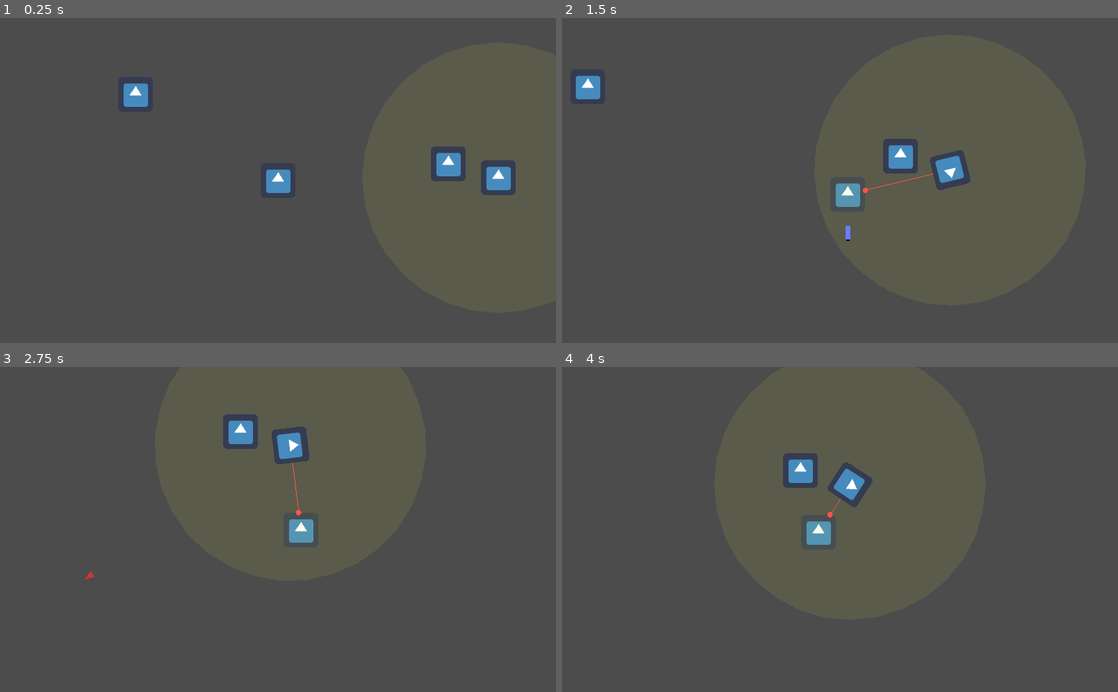
Above: before the commit, frames 1-4 (two rows, left to right).
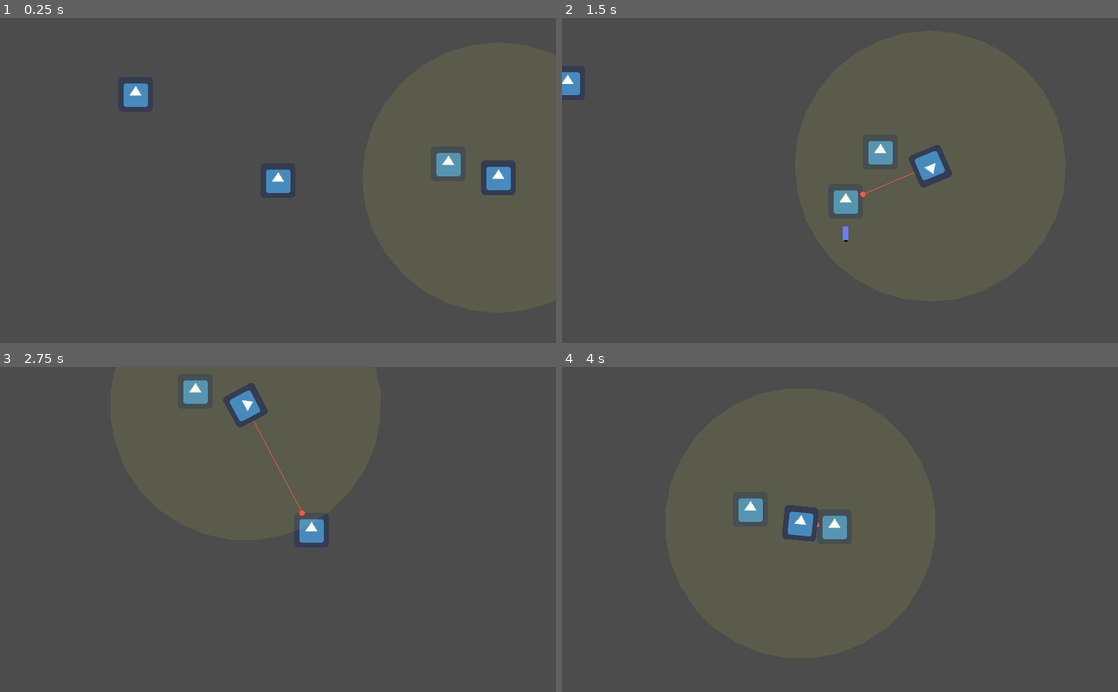
Above: after the commit, the same moments.

Repository: 4RandomProgrammer/EnterTheRain
Game: Godot game, scene res://Assets/Areas/Area1.tscn
The game is run twice, just before and just after one commit, with the same random seed, the same clock (stepped at 60 frames per second) and the same inputs. The engine's default icon, where the game draws it, is replaced by a stand-in: a white triangle on a blue panel in a dark square.
Inputs (mouse positions are in pixels of both pictures, inside the frame that each line leads up to):
- Up to frame 1 (0.25 s): no input
- Up to frame 2 (1.5 s): tap Enter at 0.5 s; move the mouse to (962, 164) at 0.52 s; hold Right (ui_right) 0.53-1.28 s; tap Shift (Roll) at 0.6 s; move the mouse to (728, 196) at 1.27 s; hold Down (ui_down) from 1.28 s (still down); click (728, 196) at 1.35 s
- Up to frame 3 (2.75 s): move the mouse to (333, 458) at 2.02 s; release Down (ui_down) at 2.03 s; hold Right (ui_right) from 2.03 s (still down); tap Shift (Roll) at 2.1 s
- Up to frame 4 (4 s): move the mouse to (812, 594) at 2.77 s; release Right (ui_right) at 2.78 s; hold Up (ui_up) 2.78-3.53 s; click (812, 594) at 2.85 s; move the mouse to (1006, 578) at 3.52 s; hold Left (ui_left) from 3.53 s (still down); tap Shift (Roll) at 3.6 s

The runs differ from the first frame. In frame 2, 2.5% of the frame differs, in the area x 0-74%, y 16-69%; in frame 3, 2.7%, in the area x 15-60%, y 4-66%; in frame 4, 2.6%.

Commit message:
Eu me bati ams acho q foi
a

Diff:
--- a/Enter the Rain/Assets/Areas/Area1.tscn
+++ b/Enter the Rain/Assets/Areas/Area1.tscn
@@ -69,9 +69,21 @@
 
 [node name="Area1" type="Node2D"]
 
+[node name="Camera2D" type="Camera2D" parent="."]
+position = Vector2( 294.363, 318.921 )
+current = true
+process_mode = 0
+smoothing_enabled = true
+
+[node name="ParedeTeste" type="TileMap" parent="."]
+tile_set = SubResource( 6 )
+format = 1
+tile_data = PoolIntArray( 131072, 0, 0, 262153, 0, 0 )
+
 [node name="Player" parent="." instance=ExtResource( 1 )]
 position = Vector2( 294.363, 318.921 )
 collision_mask = 3
+MAX_SPEED = 300
 
 [node name="RemoteTransform2D" type="RemoteTransform2D" parent="Player"]
 remote_path = NodePath("../../Camera2D")
@@ -81,14 +93,3 @@
 detect_radius = 250
 fire_rate = 1.0
 Bullet = ExtResource( 3 )
-
-[node name="ParedeTeste" type="TileMap" parent="."]
-tile_set = SubResource( 6 )
-format = 1
-tile_data = PoolIntArray( 131072, 0, 0, 262153, 0, 0 )
-
-[node name="Camera2D" type="Camera2D" parent="."]
-position = Vector2( 294.363, 318.921 )
-current = true
-process_mode = 0
-smoothing_enabled = true
--- a/Enter the Rain/Assets/Player/Player.gd
+++ b/Enter the Rain/Assets/Player/Player.gd
@@ -1,4 +1,6 @@
 extends KinematicBody2D
+
+#Me batendo com o git, scrr
 
 enum {
 	MOVE,
@@ -7,7 +9,7 @@
 
 #Variaveis
 var moveDirection = Vector2(0,0)
-export (int) var MAX_SPEED = 200
+export (int) var MAX_SPEED = 250
 var moveAnt = Vector2.RIGHT
 var posAnt = Vector2.RIGHT
 var state = MOVE
@@ -48,11 +50,6 @@
 	state = MOVE
 #Fim das funções de estado
 
-func atualiza(movedir):
-	if movedir != Vector2.ZERO:
-		roll_vector = movedir
-		moveAnt = movedir
-
 func atualizatiro(pos):
 	if pos != Vector2.ZERO:
 		posAnt = pos
@@ -61,7 +58,6 @@
 	#Passando o movimento direto com a anulação de tecla ja feita
 	moveDirection.x = Input.get_action_strength("ui_right") - Input.get_action_strength("ui_left")
 	moveDirection.y = Input.get_action_strength("ui_down") - Input.get_action_strength("ui_up")
-	atualiza(moveDirection)
 
 func shot_dir():
 	var Posicao = Vector2.ZERO
@@ -82,6 +78,8 @@
 func movement_loop(delta):
 	if moveDirection != Vector2.ZERO:
 		moveDirection += moveDirection.normalized() * MAX_SPEED
+		roll_vector = moveDirection.normalized()
+		moveAnt = moveDirection.normalized()
 	else:
 		moveDirection = moveDirection.move_toward(Vector2.ZERO, FRICTION * delta)
 	move()
--- a/Enter the Rain/Assets/Torreta/TurretBullet.gd
+++ b/Enter the Rain/Assets/Torreta/TurretBullet.gd
@@ -1,6 +1,6 @@
 extends Area2D
 
-var speed = 500
+var speed = 700
 var velocity = Vector2()
 
 func start(pos, dir):
